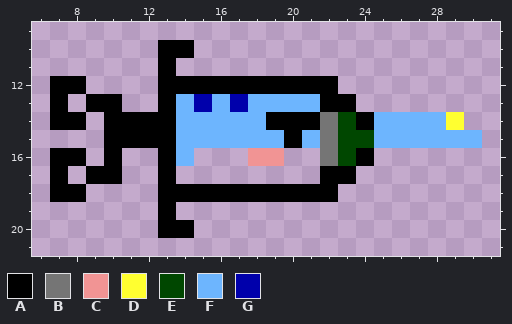
One commit to this pixel-art sprite: Project1/Project1/注射器.png. Above: the version before the commit.
The file is 32x32 pixels. Shown: x 6..31, y 9..21.
Palette (. is transparent): A #000000  B #757575  C #f19494  D #ffff30  E #004700  F #6db5fe  G #0000ab
Pixels before, first column x 7:
10 ......AA................
11 ......A.................
12 AA....AAAAAAAAAA........
13 A.AA..AFGFGFFFFAA.......
14 AA.AAAAFFFFFAAABEAFFFFD.
15 ...AAAAFFFFFFAFBEEFFFFFF
16 AA.A..AF...CC..BEA......
17 A.AA..A........AA.......
18 AA....AAAAAAAAAA........
19 ......A.................
20 ......AA................
After:
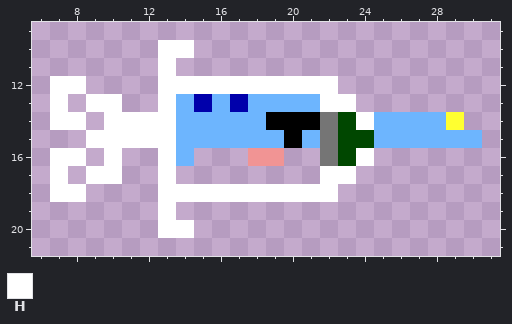
Colours new in this view: H #ffffff
Diff:
Changed rows in their new state; - is an unchanged pixel.
first column x 7:
10 ------HH----------
11 ------H-----------
12 HH----HHHHHHHHHH--
13 H-HH--H--------HH-
14 HH-HHHH----------H
15 --HHHHH-----------
16 HH-H--H----------H
17 H-HH--H--------HH-
18 HH----HHHHHHHHHH--
19 ------H-----------
20 ------HH----------
Changed places in both pictures, as pixel boxes (x1, y1, x2, y2):
changed: (50, 40, 374, 238)
